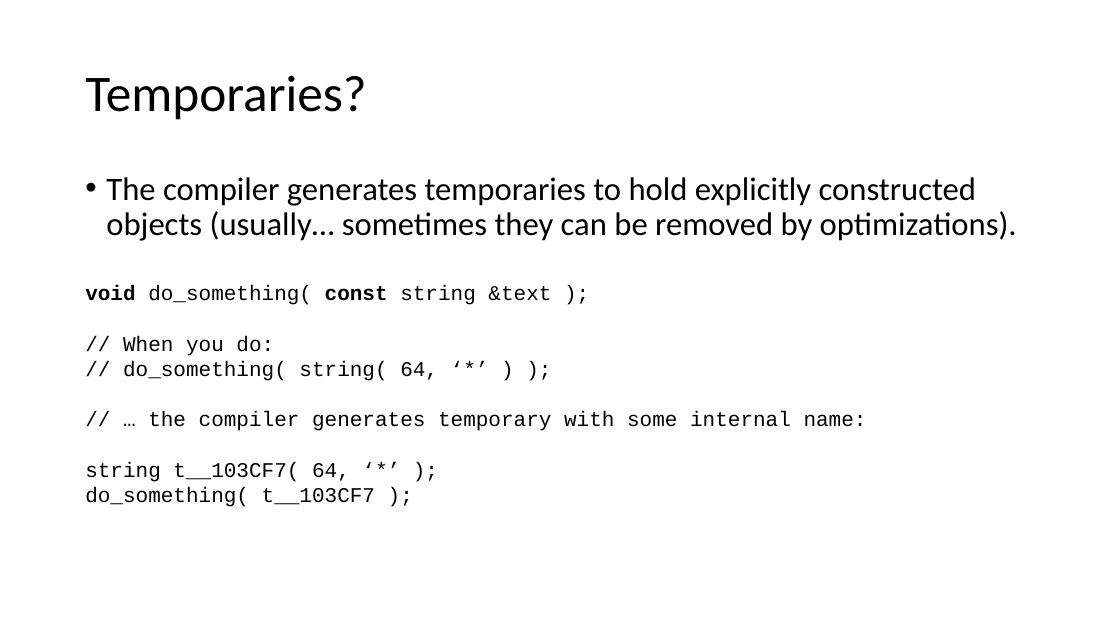
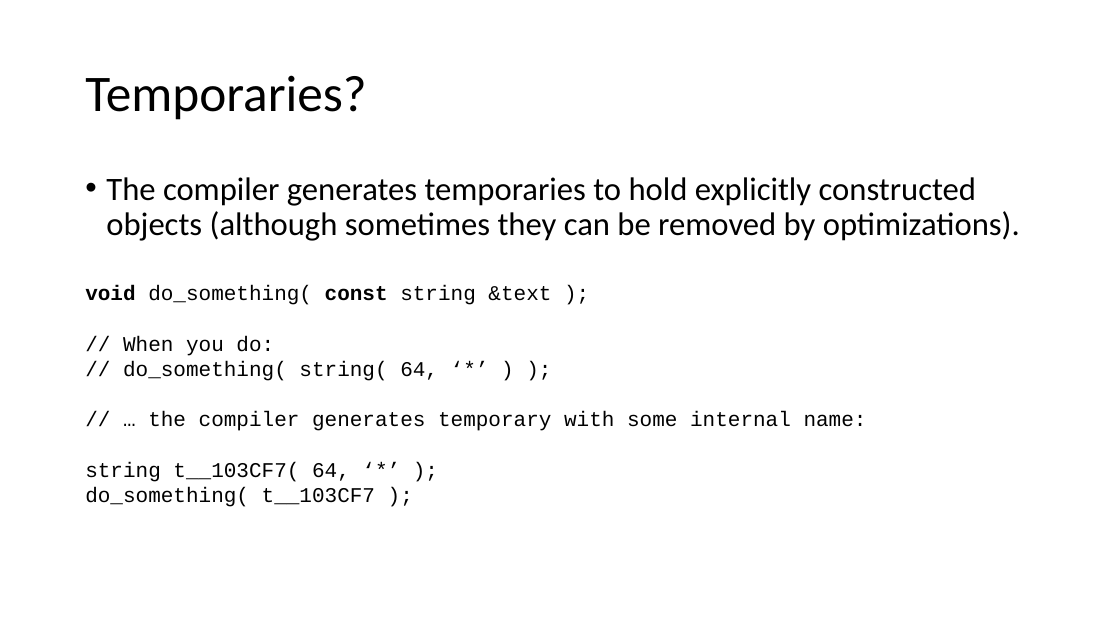
Before and after one commit to pchapin/cpp, a slide deck: slide 16 of Presentations/Initialization.pptx. Drawn at 1120x630 pixels with LibreOffice and Linux fonts; fonts in the diff are those of the drawing. Boxes give left, top, right and bottom in pixels: in the first picture for what was removed or moved away, otherwise in the second. Text is boxed around its words. In the diff, an @@ line names an element or a change of style, - is before the commit and + after.

```diff
--- a/Presentations/Initialization.pptx
+++ b/Presentations/Initialization.pptx
@@ text at (x1=106, y1=177, x2=1020, y2=241): text changed @@
-• The compiler generates temporaries to hold explicitly constructed objects (usually… sometimes they can be removed by optimizations).
+• The compiler generates temporaries to hold explicitly constructed objects (although sometimes they can be removed by optimizations).
```
Also in this commit, not shown: 6 other slides changed, 1 slide added.
